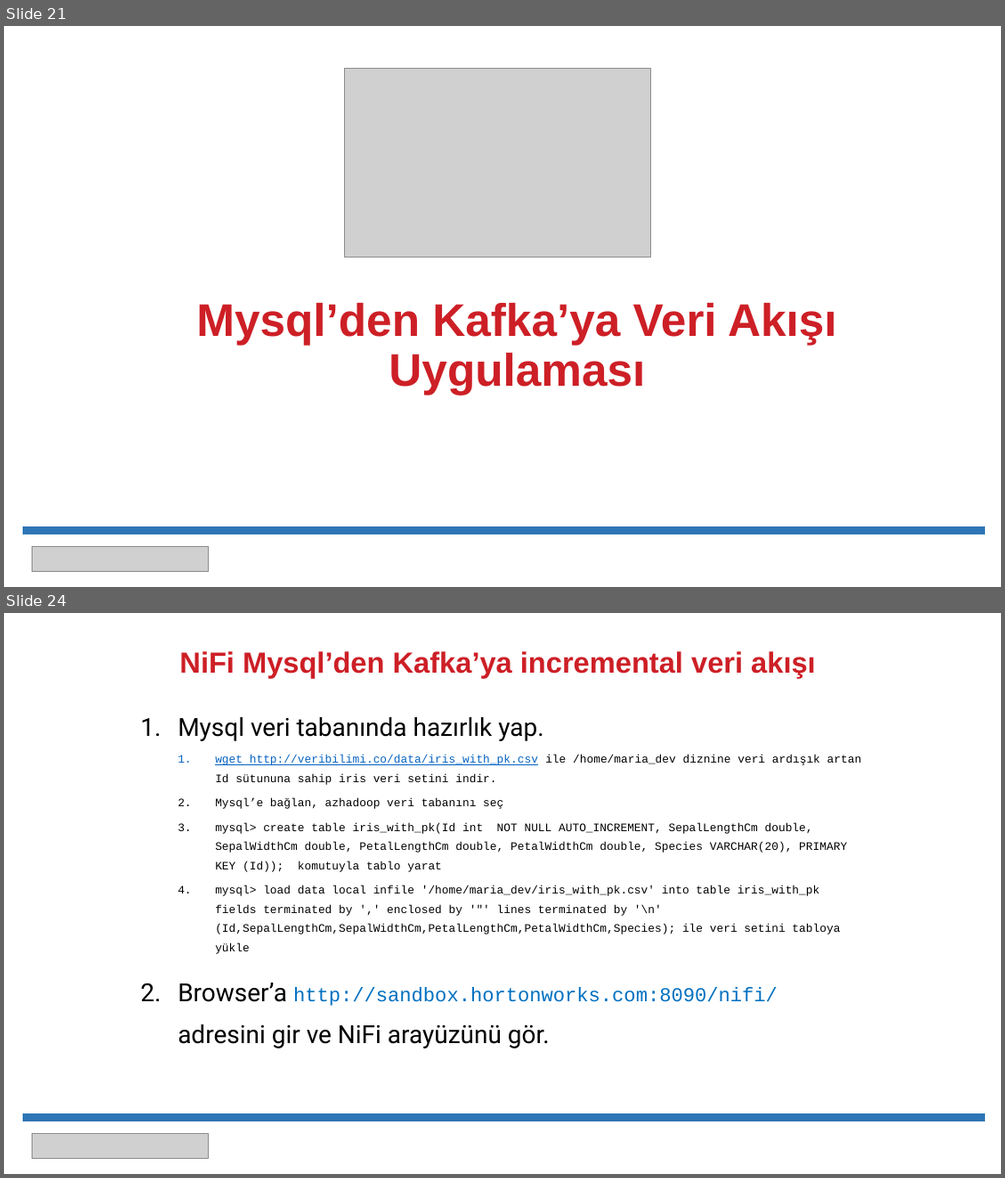
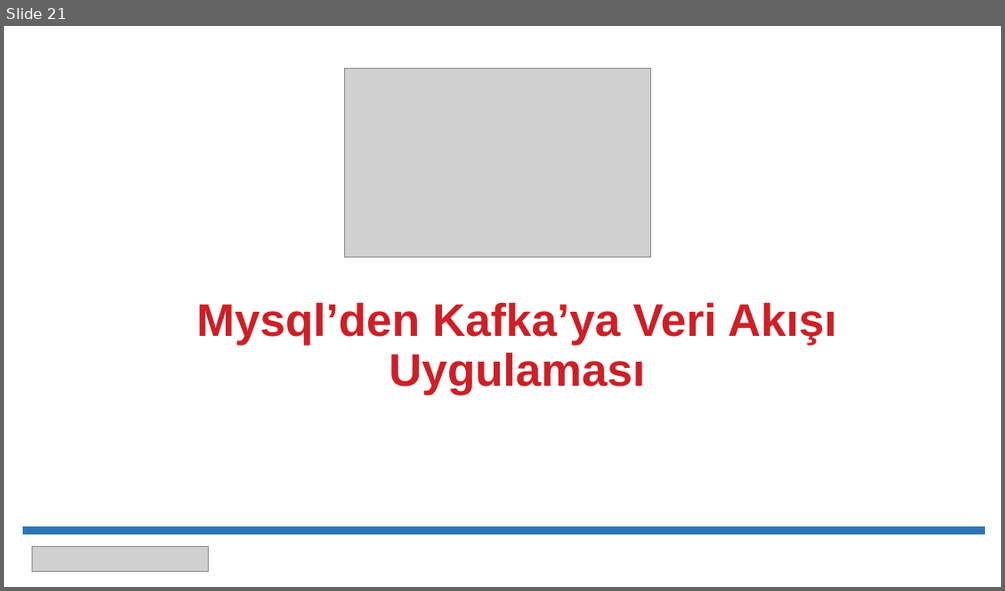
Before and after one commit to erkansirin78/hadoop-spark-for-developers, a slide deck: 12_Apache_Nifi/01_Apache_Nifi.pptx. Shown one above the other, each under a label of ours: slides 21 and 24 before the commit, slide 21 after it; the slides between them are not shown. The pictures are 1005x1178 and 1005x591 pixels, drawn with LibreOffice and Linux fonts; fonts in the diff are those of the drawing; grey boxes stand for pictures. Boxes give left, top, right and bottom in pixels: in the first picture for what was removed or moved away, otherwise in the second. Text is boxed around its words. In the diff, an @@ line names an element or a change of style, - is before the commit and + after.

```diff
--- a/12_Apache_Nifi/01_Apache_Nifi.pptx
+++ b/12_Apache_Nifi/01_Apache_Nifi.pptx
@@ slide 24 removed at [4,613,1001,1174], background #FFFFFF @@
@@ title removed at [179,651,816,678] @@
-NiFi Mysql’den Kafka’ya incremental veri akışı
@@ text removed at [178,717,862,1048] @@
-1. Mysql veri tabanında hazırlık yap.
-  1. wget http://veribilimi.co/data/iris_with_pk.csv ile /home/maria_dev diznine veri ardışık artan Id sütununa sahip iris veri setini indir.
-  2. Mysql’e bağlan, azhadoop veri tabanını seç
-  3. mysql> create table iris_with_pk(Id int NOT NULL AUTO_INCREMENT, SepalLengthCm double, SepalWidthCm double, PetalLengthCm double, PetalWidthCm double, Species VARCHAR(20), PRIMARY KEY (Id)); komutuyla tablo yarat
-  4. mysql> load data local infile '/home/maria_dev/iris_with_pk.csv' into table iris_with_pk fields terminated by ',' enclosed by '"' lines terminated by '\n' (Id,SepalLengthCm,SepalWidthCm,PetalLengthCm,PetalWidthCm,Species); ile veri setini tabloya yükle
-2. Browser’a http://sandbox.hortonworks.com:8090/nifi/ adresini gir ve NiFi arayüzünü gör.
@@ line removed from (23, 1117) to (985, 1117) @@
@@ picture removed at [32,1134,208,1159] @@
```
Also in this commit, not shown: 1 other slide removed, 3 other files.
